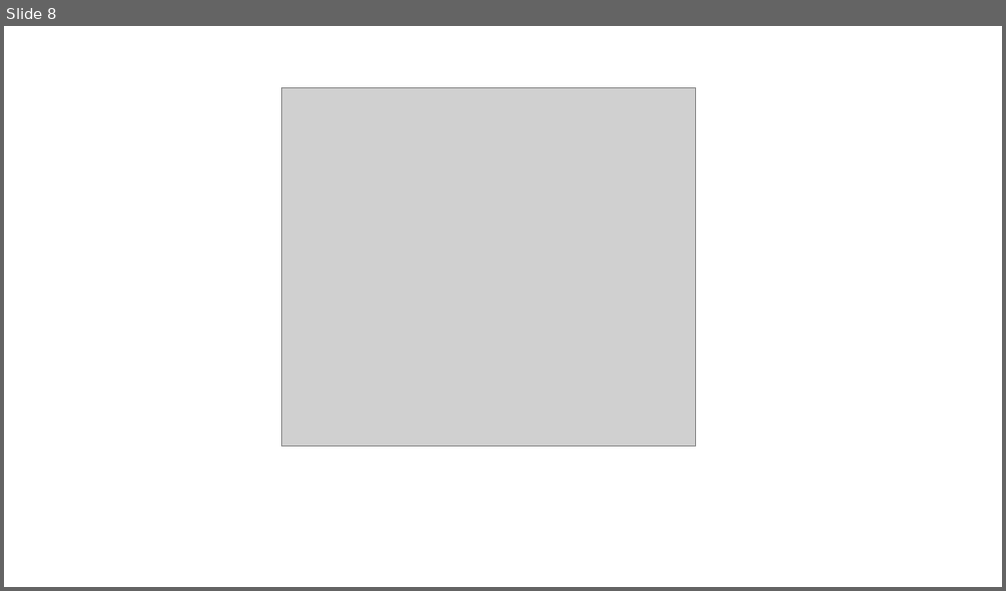
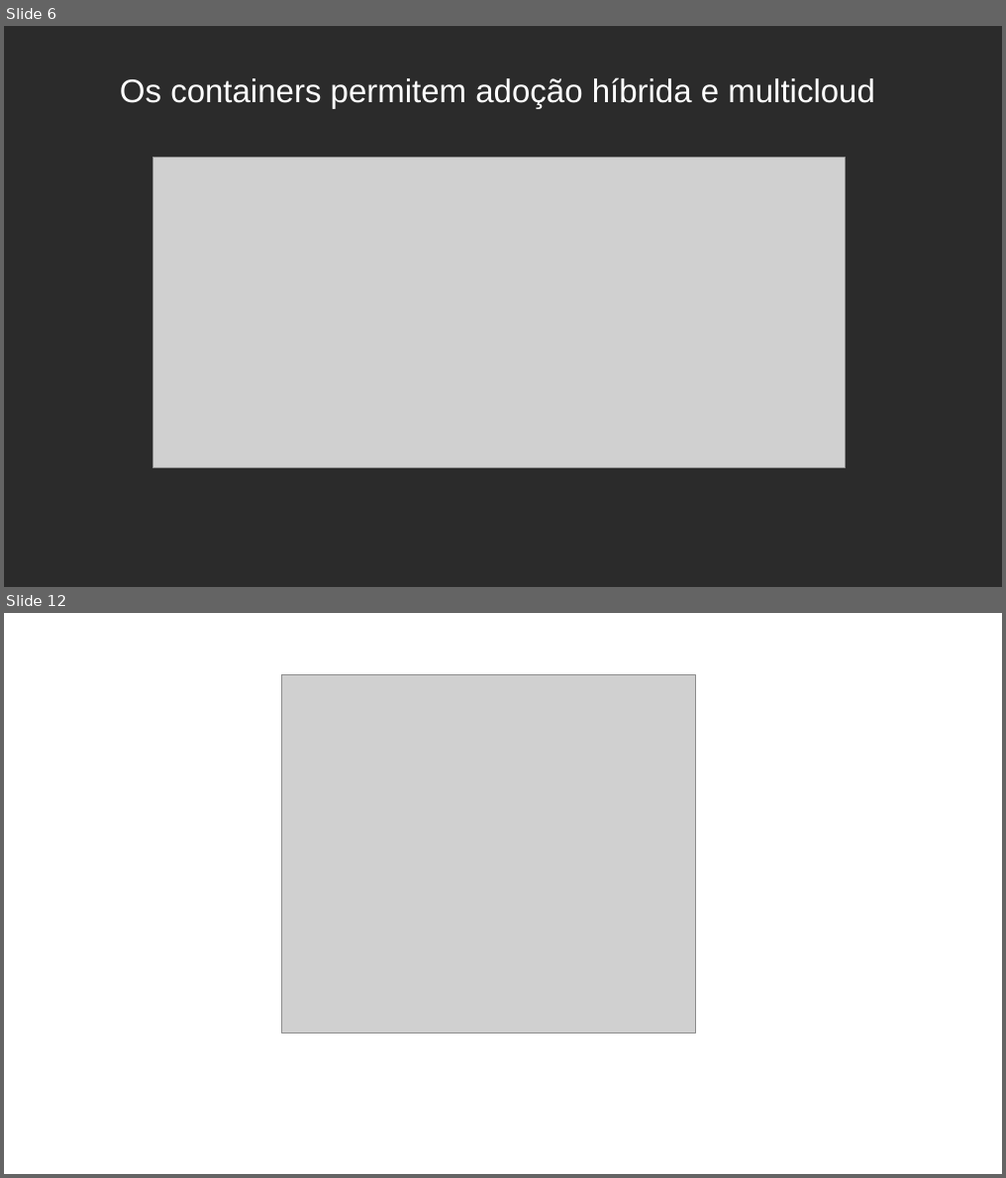
Before and after one commit to celsonery/kubernetes-docs, a slide deck: apresentacao_docker_kubernetes/apresentacao.odp. Shown one above the other, each under a label of ours: slide 8 before the commit, slides 6 and 12 after it; the slides between them are not shown. The pictures are 1006x591 and 1006x1178 pixels, drawn with LibreOffice and Linux fonts; fonts in the diff are those of the drawing; grey boxes stand for pictures; background and template pictures are left out; a plain dark background stands for a picture behind light text. Boxes give left, top, right and bottom in pixels: in the first picture for what was removed or moved away, otherwise in the second. Text is boxed around its words. In the diff, an @@ line names an element or a change of style, - is before the commit and + after.

```diff
--- a/apresentacao_docker_kubernetes/apresentacao.odp
+++ b/apresentacao_docker_kubernetes/apresentacao.odp
@@ slide 6 added at (x1=4, y1=26, x2=1002, y2=587), background picture (left out) @@
@@ text added at (x1=120, y1=77, x2=875, y2=109), 26 pt, text #FFFFFF @@
+Os containers permitem adoção híbrida e multicloud
@@ picture added at (x1=152, y1=158, x2=845, y2=469) @@
@@ what was slide 8 is now slide 12 @@
```
Also in this commit, not shown: 3 slides changed, 4 other slides added, 1 slide removed, 7 other files.
